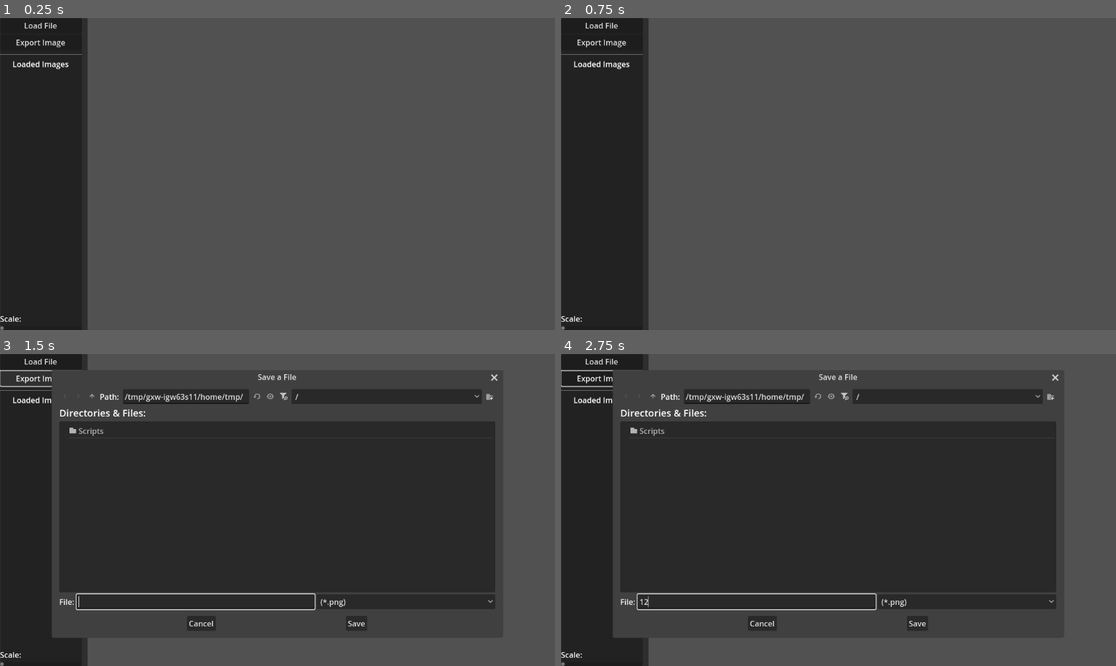
Above: before the commit, frames 1-4 (two rows, left to right).
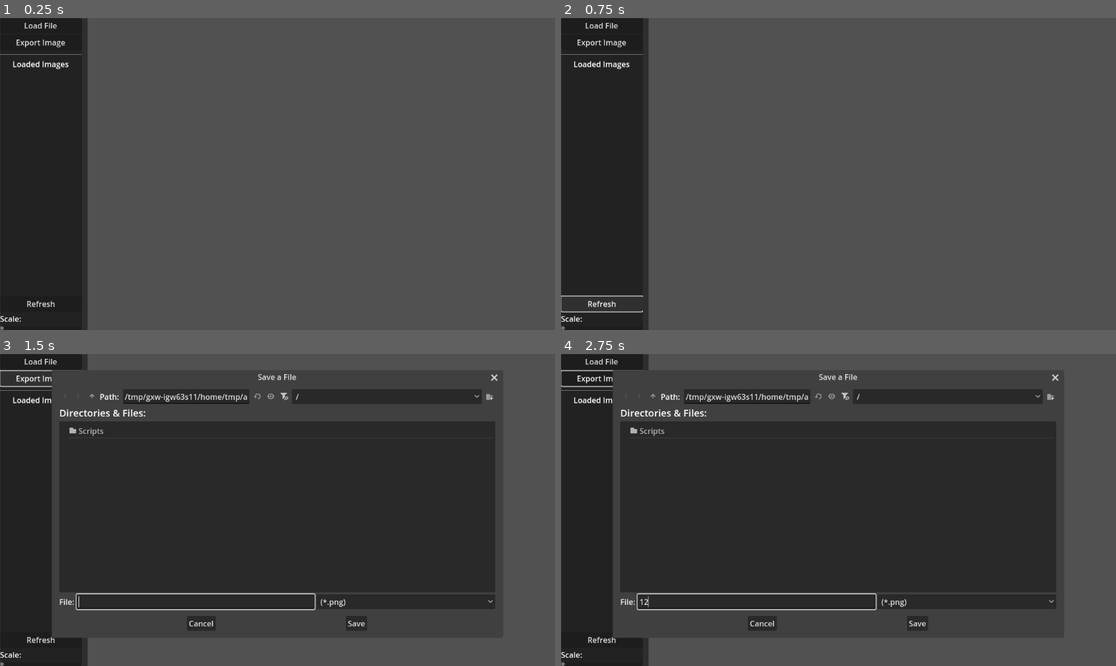
Above: after the commit, the same moments.

Repository: IsaacJCarnes/TilemapCompiler
Game: Godot game, scene res://Main.tscn
The game is run twice, just before and just after one commit, with the same random seed, the same clock (stepped at 60 frames per second) and the same inputs. The project has no main scene, so this scene is started directly.
Inputs (mouse positions are in pixels of both pictures, inside the frame that each line leads up to):
- Up to frame 1 (0.25 s): no input
- Up to frame 2 (0.75 s): click (599, 305) at 0.5 s, where only the run after the commit has a clickable "Refresh"
- Up to frame 3 (1.5 s): click "Export Image" at 1.25 s
- Up to frame 4 (2.75 s): click (755, 600) at 2.02 s; type "12" at 2.1 s

The runs differ from the first frame. In frame 1, less than 0.1% of the frame differs, in the area x 4-10%, y 90-93%; in frame 2, 0.2%, in the area x 0-15%, y 88-95%; in frame 3, 0.1%; in frame 4, 0.1%.
Error after the commit: Unable to iterate on object of type 'Nil'. (res://Scripts/display_images.gd:25)

Commit message:
Added refresh button

Diff:
--- a/Main.tscn
+++ b/Main.tscn
@@ -81,6 +81,10 @@
 size_flags_vertical = 10
 alignment = 2
 
+[node name="RefreshButton" type="Button" parent="Main/SplitContainer/Side Panel/VBoxContainer/BottomButtons"]
+layout_mode = 2
+text = "Refresh"
+
 [node name="Label" type="Label" parent="Main/SplitContainer/Side Panel/VBoxContainer/BottomButtons"]
 layout_mode = 2
 text = "Scale:"
@@ -112,11 +116,12 @@
 LoadFileDialog = NodePath("../LoadFileDialog")
 LoadButton = NodePath("../VBoxContainer/ButtonContainer/LoadButton")
 
-[node name="control_listener" type="Node" parent="Main/SplitContainer/Side Panel" node_paths=PackedStringArray("image_displayer", "scaleScroll", "scrollTarget")]
+[node name="control_listener" type="Node" parent="Main/SplitContainer/Side Panel" node_paths=PackedStringArray("image_displayer", "scaleScroll", "scrollTarget", "refreshButton")]
 script = ExtResource("1_3dxm6")
 image_displayer = NodePath("../../../../SubViewport/GridContainer")
 scaleScroll = NodePath("../VBoxContainer/BottomButtons/ScaleContainer")
 scrollTarget = NodePath("../../Content Panel/ScrollContainer/TextureRect")
+refreshButton = NodePath("../VBoxContainer/BottomButtons/RefreshButton")
 
 [node name="image_exporter" type="Node" parent="Main/SplitContainer/Side Panel" node_paths=PackedStringArray("ExportFileDialog", "ExportButton", "TargetViewport")]
 script = ExtResource("3_fos0i")
--- a/Scripts/control_listener.gd
+++ b/Scripts/control_listener.gd
@@ -2,14 +2,15 @@
 @export var image_displayer:Node
 @export var scaleScroll:HScrollBar
 @export var scrollTarget:TextureRect
+@export var refreshButton:Button
 
 func _ready() -> void:
 	scrollTarget.draw.connect(initScrollBar)
+	refreshButton.pressed.connect(image_displayer.load_images)
 
 func initScrollBar():
 	scrollTarget.draw.disconnect(initScrollBar)
 	var minVal = min(scrollTarget.size.x, scrollTarget.size.y)
-	print("hi ", minVal)
 	scaleScroll.value = minVal
 	scaleScroll.min_value = minVal
 	scaleScroll.step = ceil(ceil(minVal)/100)
